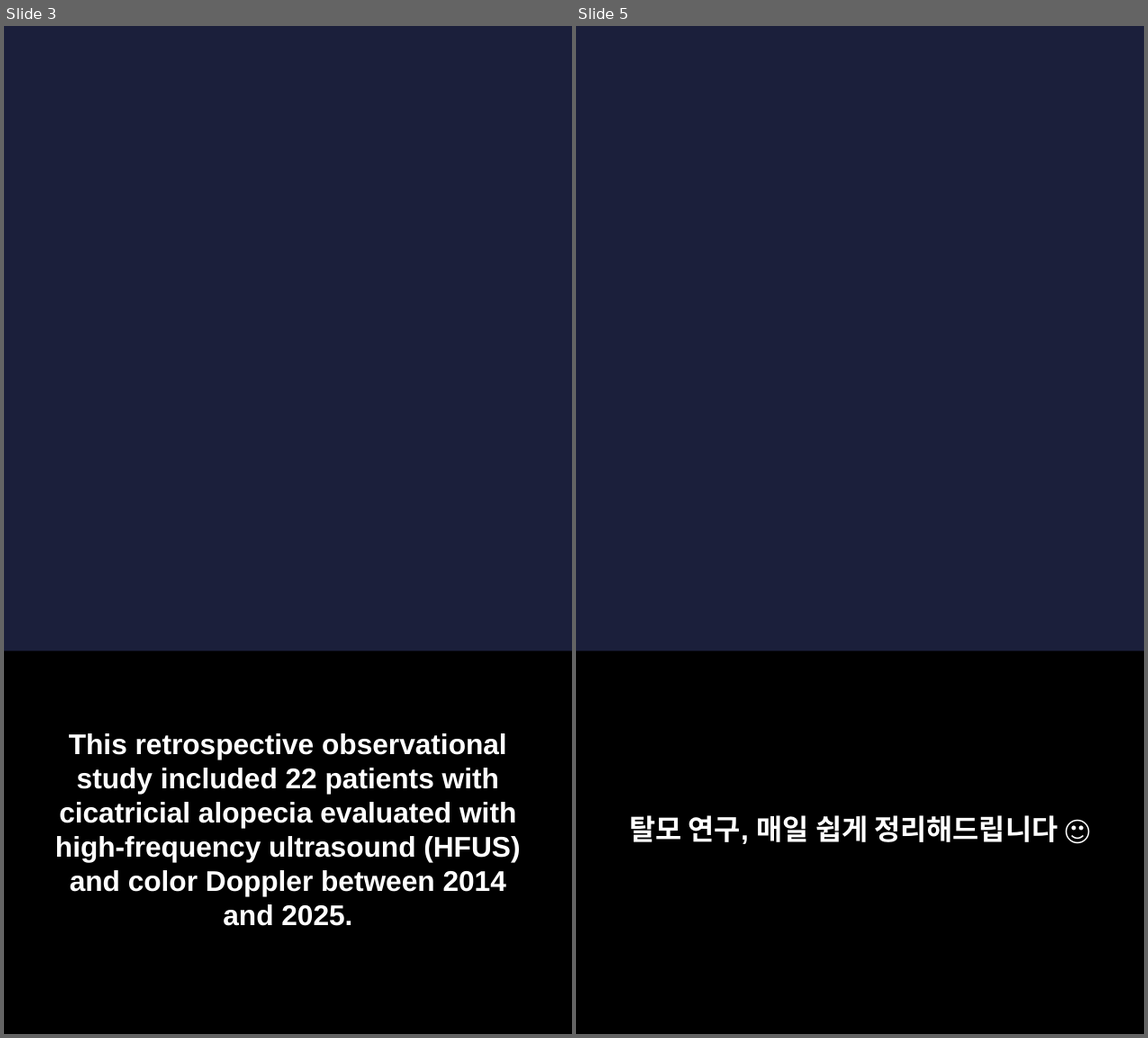
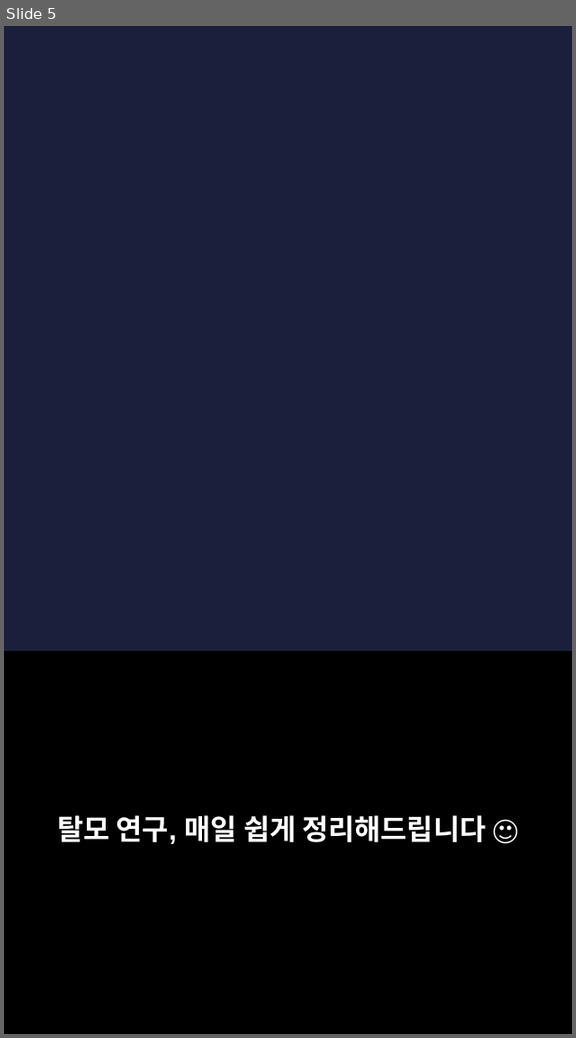
Before and after one commit to hyokang2010-BJ-ANTH/product-builder-test, a slide deck: pwa/data/latest/slides.pptx. Shown side by side, each under a label of ours: slides 3 and 5 before the commit, slide 5 after it; the slides between them are not shown. The pictures are 1148x1038 and 576x1038 pixels, drawn with LibreOffice and Linux fonts; fonts in the diff are those of the drawing; background and template pictures are left out. Boxes give left, top, right and bottom in pixels: in the first picture for what was removed or moved away, otherwise in the second. Text is boxed around its words. In the diff, an @@ line names an element or a change of style, - is before the commit and + after.

```diff
--- a/pwa/data/latest/slides.pptx
+++ b/pwa/data/latest/slides.pptx
@@ slide 3 removed at (4, 26, 572, 1034), background picture (left out) @@
@@ rectangle removed at (4, 652, 572, 1034) @@
@@ text removed at (55, 733, 520, 926) @@
-This retrospective observational study included 22 patients with cicatricial alopecia evaluated with high-frequency ultrasound (HFUS) and color Doppler between 2014 and 2025.
```
Also in this commit, not shown: 4 slides changed, 2 slides added, 1 other slide removed, 26 other files.
